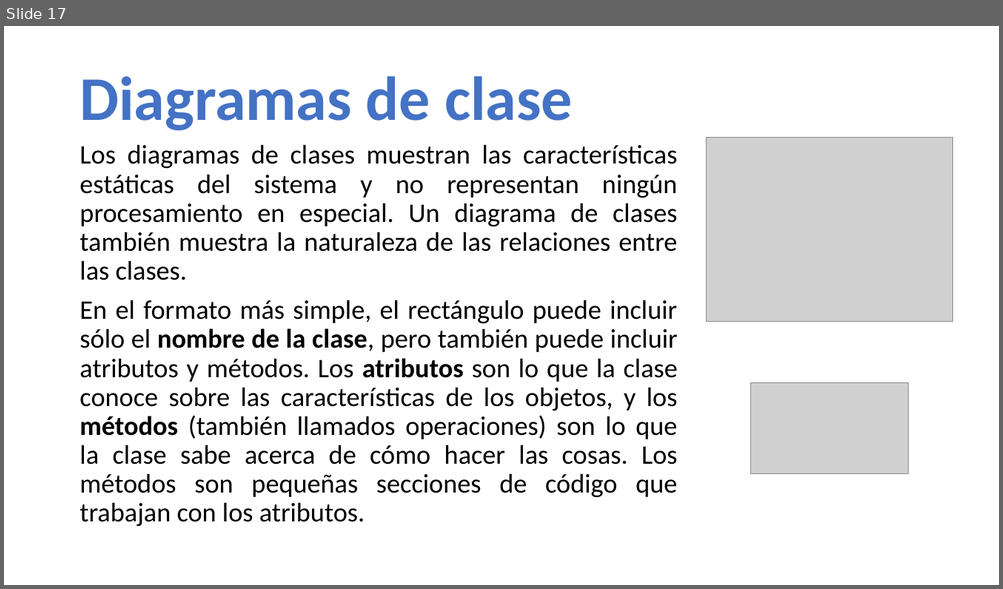
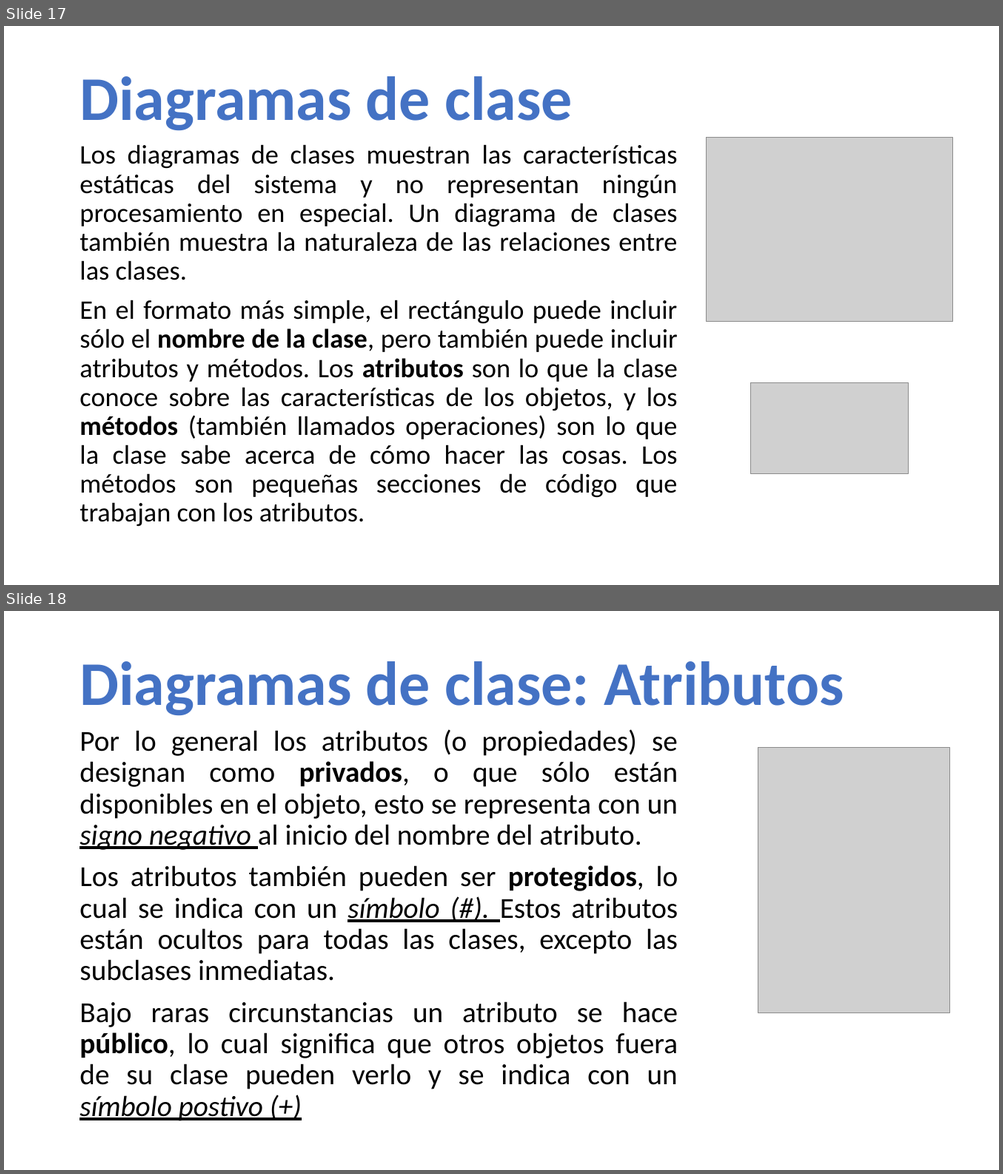
Before and after one commit to AllanNLopez/UMH-IIN024-2019, a slide deck: diagramas uml1.pptx. Shown one above the other, each under a label of ours: slide 17 before the commit, slides 17 and 18 after it. The pictures are 1003x589 and 1003x1174 pixels, drawn with LibreOffice and Linux fonts; fonts in the diff are those of the drawing; grey boxes stand for pictures. Boxes give left, top, right and bottom in pixels: in the first picture for what was removed or moved away, otherwise in the second. Text is boxed around its words. In the diff, an @@ line names an element or a change of style, - is before the commit and + after.

```diff
--- a/diagramas uml1.pptx
+++ b/diagramas uml1.pptx
@@ slide 18 added at [4, 611, 999, 1170], background #FFFFFF @@
@@ title added at [79, 661, 844, 716], 60 pt, text #4472C4, bold @@
+Diagramas de clase: Atributos
@@ text added at [79, 729, 678, 1122], 28 pt, text #000000 @@
+Por lo general los atributos (o propiedades) se designan como privados, o que sólo están disponibles en el objeto, esto se representa con un signo negativo al inicio del nombre del atributo.
+Los atributos también pueden ser protegidos, lo cual se indica con un símbolo (#). Estos atributos están ocultos para todas las clases, excepto las subclases inmediatas.
+Bajo raras circunstancias un atributo se hace público, lo cual significa que otros objetos fuera de su clase pueden verlo y se indica con un símbolo postivo (+)
@@ picture added at [757, 748, 949, 1014] @@
```
Also in this commit, not shown: 1 slide changed, 4 other slides added.
